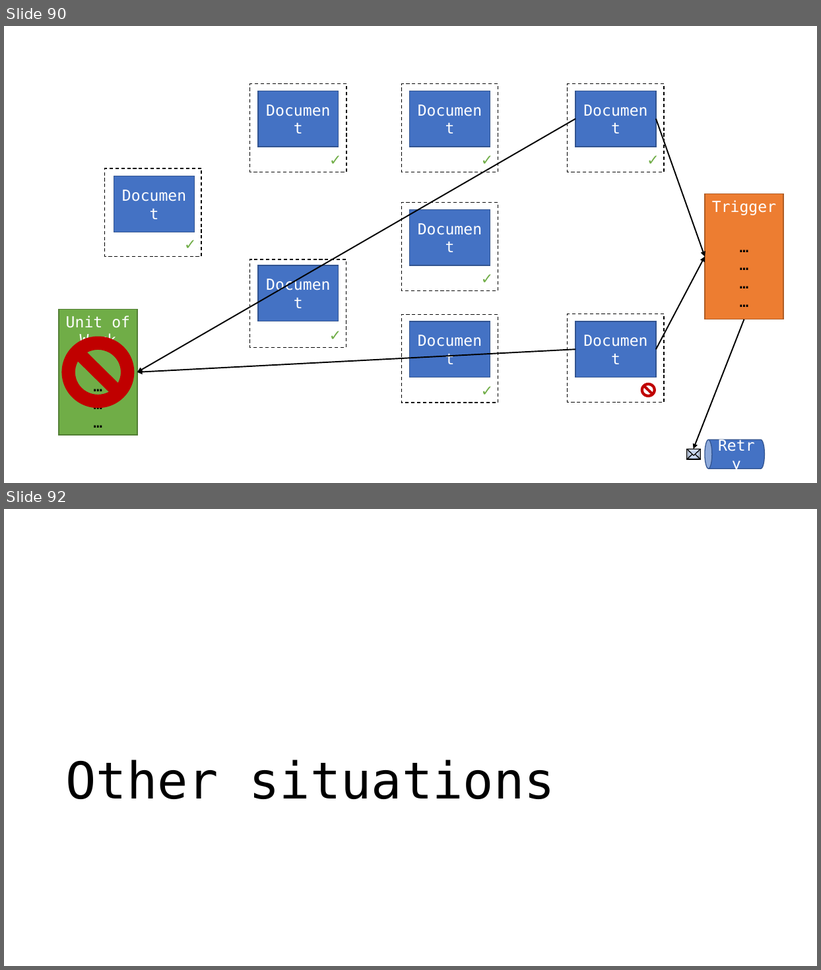
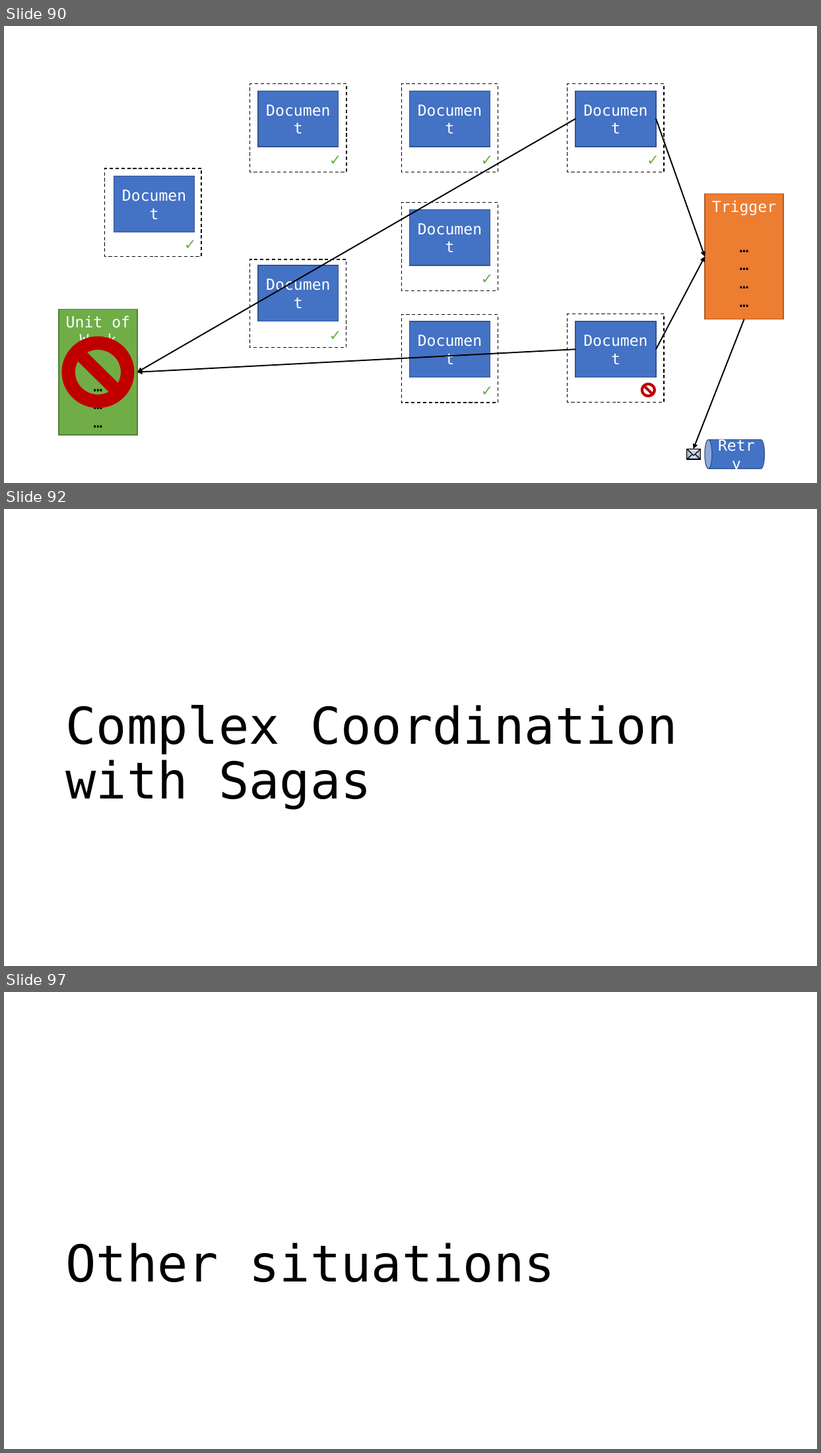
Before and after one commit to jbogard/presentations, a slide deck: LifeBeyondDistributedTransactions/LifeBeyondDistributedTransactions.pptx. Shown one above the other, each under a label of ours: slides 90 and 92 before the commit, slides 90, 92 and 97 after it; the slides between them are not shown. The pictures are 821x970 and 821x1453 pixels, drawn with LibreOffice and Linux fonts; fonts in the diff are those of the drawing. Boxes give left, top, right and bottom in pixels: in the first picture for what was removed or moved away, otherwise in the second. Text is boxed around its words. In the diff, an @@ line names an element or a change of style, - is before the commit and + after.

```diff
--- a/LifeBeyondDistributedTransactions/LifeBeyondDistributedTransactions.pptx
+++ b/LifeBeyondDistributedTransactions/LifeBeyondDistributedTransactions.pptx
@@ slide 92 added at <box>4,509,817,966</box>, background #FFFFFF @@
@@ title added at <box>65,705,677,809</box>, 60 pt, text #000000 @@
+Complex Coordination
+with Sagas
@@ what was slide 92 is now slide 97 @@
```
Also in this commit, not shown: 6 other slides added, 2 slides removed.
